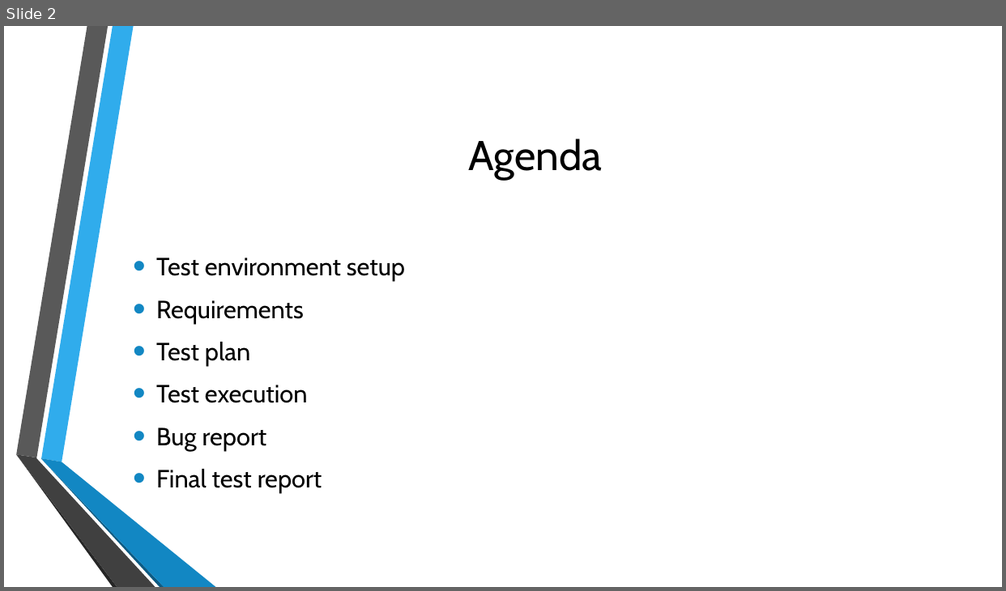
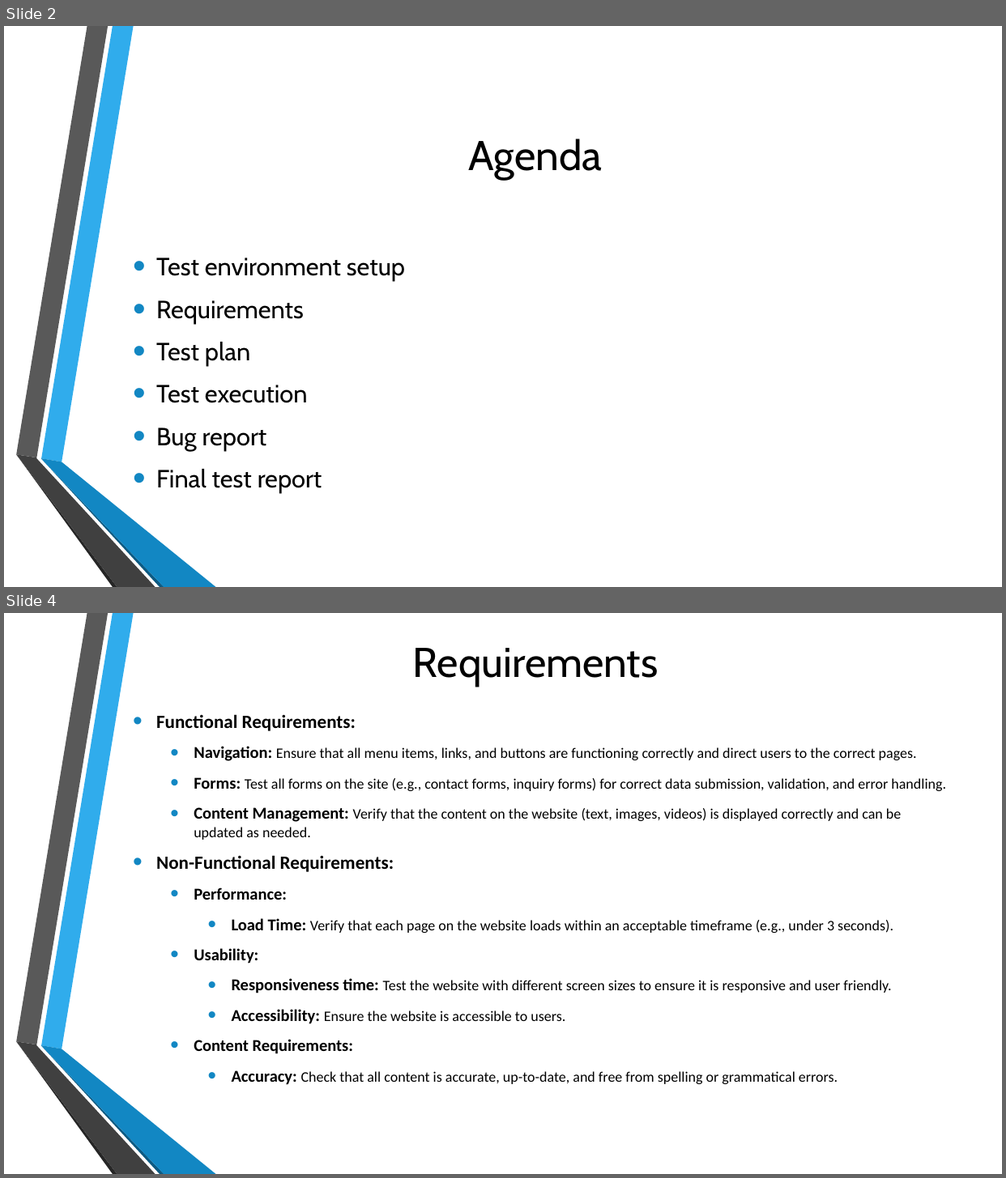
Before and after one commit to rohinitornal/riskpoint, a slide deck: SW Test Demo.odp. Shown one above the other, each under a label of ours: slide 2 before the commit, slides 2 and 4 after it; the slides between them are not shown. The pictures are 1006x591 and 1006x1178 pixels, drawn with LibreOffice and Linux fonts; fonts in the diff are those of the drawing; background and template pictures are left out. Boxes give left, top, right and bottom in pixels: in the first picture for what was removed or moved away, otherwise in the second. Text is boxed around its words. In the diff, an @@ line names an element or a change of style, - is before the commit and + after.

```diff
--- a/SW Test Demo.odp
+++ b/SW Test Demo.odp
@@ slide 4 added at [4,613,1002,1174], background picture (left out); not listed: 6 template elements that a slide beside it also shows @@
@@ title added at [413,648,658,686], 40 pt, text #000000 @@
+Requirements
@@ text added at [156,714,946,1085], 14 pt, text #000000 @@
+• Functional Requirements:
+  • Navigation: Ensure that all menu items, links, and buttons are functioning correctly and direct users to the correct pages.
+  • Forms: Test all forms on the site (e.g., contact forms, inquiry forms) for correct data submission, validation, and error handling.
+  • Content Management: Verify that the content on the website (text, images, videos) is displayed correctly and can be updated as needed.
+• Non-Functional Requirements:
+  • Performance:
+    • Load Time: Verify that each page on the website loads within an acceptable timeframe (e.g., under 3 seconds).
+  • Usability:
+    • Responsiveness time: Test the website with different screen sizes to ensure it is responsive and user friendly.
+    • Accessibility: Ensure the website is accessible to users.
+  • Content Requirements:
+    • Accuracy: Check that all content is accurate, up-to-date, and free from spelling or grammatical errors.
```
Also in this commit, not shown: 1 slide changed, 4 other slides added, 1 slide removed, 1 other file.
